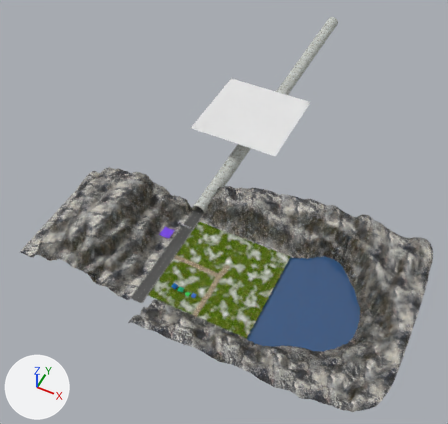
A saved change to the Blender file escena/escena.blend.
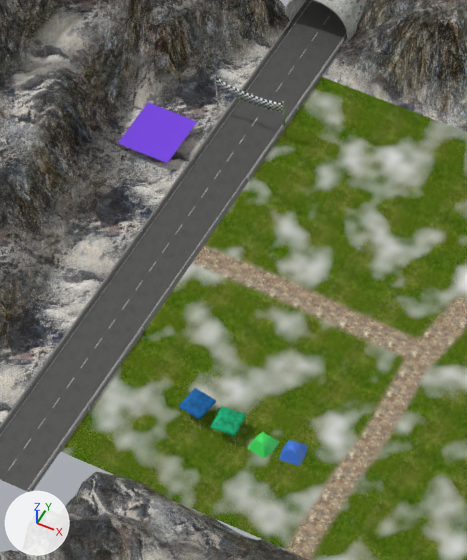
Each version is shown whole from a 50 mm camera at (171.0, -246.0, 381.0) aimed at (7.0, 80.0, -27.0), then close up on the part from 30% to 51% of the width and 49% to 75% of the height. Arrows for +X, +Y and +Z are at lower left; the lights stay in place.

The older version as bpy lines, for what is in view:
```python
me_plane_006 = bpy.data.meshes.new('Plane.006')
me_plane_006.from_pydata(...)  # 4 vertices, 1 face; spans x -40.0..40.0, y -40.0..40.0, z 0.0
me_plane_006.materials.append(mat_hierba)  # its picture is missing
me_plane_007 = bpy.data.meshes.new('Plane.007')
me_plane_007.from_pydata(...)  # 4913 vertices, 4608 faces; spans x -40.0..140.0, y -135.0..20.0, z -5.0..35.0
me_plane_007.polygons.foreach_set('use_smooth', [True] * 4608)
me_plane_007.materials.append(mat_matmontana)
me_plane_010 = bpy.data.meshes.new('Plane.010')
me_plane_010.from_pydata(...)  # 18 vertices, 9 faces; spans x 85.2..100.0, y 25.0..46.9, z -0.1..12.1
me_plane_010.materials.append(mat_material)  # purple #783ee7
ob_montanaslago = bpy.data.objects.new('MontanasLago', me_plane_007)
ob_montanaslago.location = (45.0, 60.0, -0.1)
ob_plane = bpy.data.objects.new('Plane', me_plane_006)
ob_plane.location = (45.0, 0.0, 0.0)
ob_tapacabina = bpy.data.objects.new('TapaCabina', me_plane_010)
ob_tapacabina.location = (-101.2, -16.0, -10.1)
# also in view: 'CarpaAzul' at (19.0, -25.0, 2.0); 'CalzadaInicial' at (0.0, 56.0, 0.0); 'Railes' at (0.0, 0.0, 1.0); 'Montanas' at (-55.0, 0.0, 18.0); 'CarpaVerde' at (25.0, -26.0, 2.0)
```
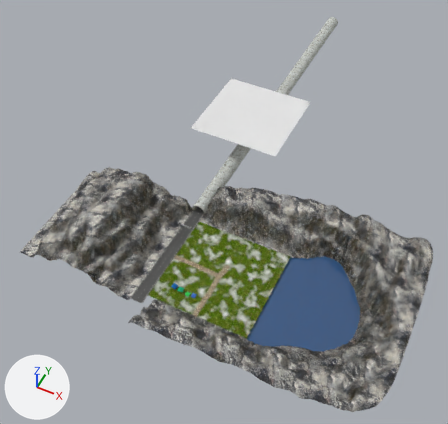
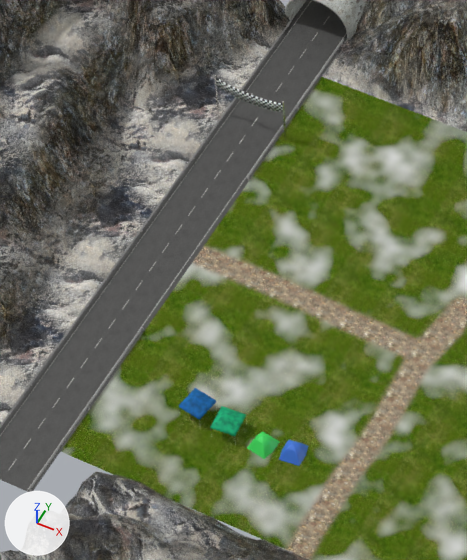
Diff of the bpy script that builds the scene:
```diff
--- a/escena/escena.blend.py
+++ b/escena/escena.blend.py
@@ ob_tapacabina @@
-ob_tapacabina = bpy.data.objects.new('TapaCabina', me_plane_010)
-ob_tapacabina.location = (-101.2, -16.0, -10.1)
```

Changed parts and their boxes [x1, y1, x2, y2] in the close-ups (467 x 560 px):
'TapaCabina', deleted (purple)
    before: [118, 102, 197, 163]
